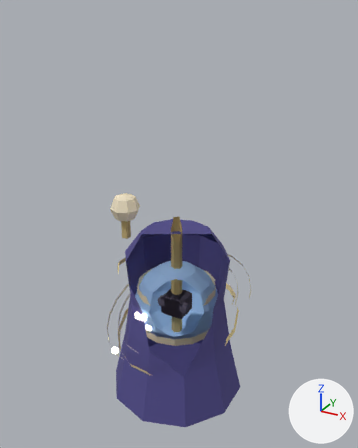
The glTF model assets/enemies/the_astronomer.glb as it was, and as the next commit left it.
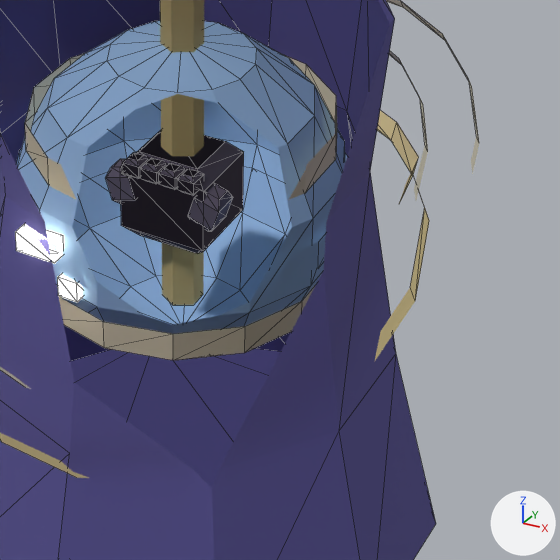
Each version is shown whole from a 50 mm camera at (0.968, -1.738, 1.276) aimed at (0.007, 0.01, 0.402), then close up on the part from 37% to 76% of the width and 57% to 88% of the height. The axes (+X, +Y, +Z) are drawn at lower right. The lights are the same throughout. The first two pictures are the older version. The close-ups show mesh edges as thin lines. Everything nearer to the camera than a plane just in front of the edit is cut away. Vertices at exactly the same position are counted once.

In view in the first close-up: 'Head', 'LeftHand', 'RightHand', 'Torso', 'Weapon'.
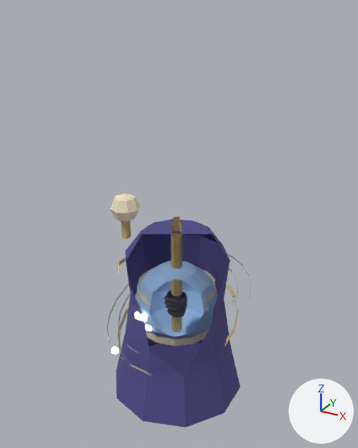
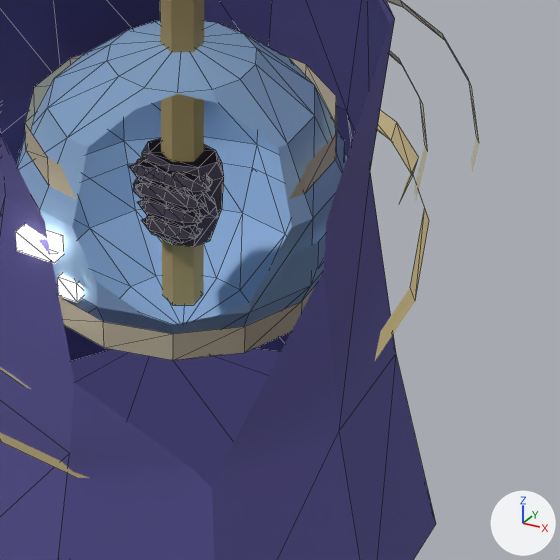
Changed parts and their boxes [x1, y1, x2, y2] in the close-ups (560 x 560 px):
'LeftHand', reshaped (23% narrower, 12% shorter): before [120, 130, 244, 254]; after [129, 138, 224, 247]
'RightHand', reshaped: before [106, 159, 136, 204]; after [133, 166, 213, 239]
part 1 of me_lefthand, rebuilt (34% narrower, 12% shorter): before [120, 130, 244, 254]; after [142, 138, 224, 247]
part 2 of me_lefthand, deleted: before [140, 158, 165, 184]
part 3 of me_lefthand, deleted: before [177, 168, 204, 196]
part 4 of me_lefthand, deleted: before [122, 152, 147, 179]
part 5 of me_lefthand, deleted: before [159, 163, 184, 190]
part 6 of me_lefthand, cut back: before [188, 184, 233, 231]; after [129, 157, 218, 243]

Diff of the bpy script that builds the scene:
```diff
--- a/assets/enemies/the_astronomer.glb.py
+++ b/assets/enemies/the_astronomer.glb.py
@@ me_lefthand @@
 # used by ob_lefthand; location = (0.0, 0.0, 0.0)
-me_lefthand.from_pydata(...)  # 96 vertices, 168 faces; spans x -0.055..0.0752, y -0.0583..0.0495, z -0.0578..0.0583
+me_lefthand.from_pydata(...)  # 200 vertices, 360 faces; spans x -0.055..0.055, y -0.0451..0.0374, z -0.0605..0.0506
+# me_lefthand part 1: the loose piece of 16 vertices spanning x -0.055..0.055, y -0.0495..0.0495, z -0.0578..0.0578 is rebuilt with 32 vertices and now spans x -0.055..0.055, y -0.0374..0.0374, z -0.0605..0.0506
+# me_lefthand part 2: the loose piece of 16 vertices spanning x -0.0231..-0.0011, y -0.0583..-0.0341, z 0.0341..0.0583 is deleted
+# me_lefthand part 3: the loose piece of 16 vertices spanning x 0.0253..0.0473, y -0.0583..-0.0341, z 0.0341..0.0583 is deleted
+# me_lefthand part 4: the loose piece of 16 vertices spanning x -0.0473..-0.0253, y -0.0583..-0.0341, z 0.0341..0.0583 is deleted
+# me_lefthand part 5: the loose piece of 16 vertices spanning x 0.0011..0.0231, y -0.0583..-0.0341, z 0.0341..0.0583 is deleted
+# me_lefthand part 6: 16 vertices removed from x 0.0348..0.0752, y -0.0506..-0.0154, z -0.0156..0.0376; 168 vertices added at x -0.0544..0.0546, y -0.0451..-0.0007, z -0.0472..0.0483
 me_lefthand.materials.append(mat_glove)
@@ me_righthand @@
 # used by ob_righthand; location = (0.0, 0.0, 0.0)
-me_righthand.from_pydata(...)  # 96 vertices, 168 faces; spans x -0.0752..0.055, y -0.0583..0.0495, z -0.0578..0.0583
+me_righthand.from_pydata(...)  # 200 vertices, 360 faces; spans x -0.055..0.055, y -0.0451..0.0374, z -0.0605..0.0506
+# me_righthand part 7
+# 16 vertices are removed from x -0.0752..-0.0348, y -0.0506..-0.0154, z -0.0156..0.0376
+# 28 faces are deleted
+# 108 vertices are added at x -0.0546..0.0544, y -0.0442..-0.0007, z -0.0472..0.0483
+# 24 new vertices lie (0.0, 0.0121, 0.0) away from vertices in x -0.0363..0.0363, y -0.039, z -0.0468..0.0435
+# 12 new vertices lie (0.0, -0.0061, 0.0105) away from vertices in x -0.0363..0.0363, y -0.039, z -0.0468..0.0225
+# 12 new vertices lie (0.0, 0.006, 0.0105) away from vertices in x -0.0363..0.0363, y -0.0269, z -0.0468..0.0225
+# 7 new vertices lie (0.0002, -0.0009, -0.0116) away from vertices in x 0.0163..0.0283, y -0.0267..-0.0151, z -0.032..0.015
+# 5 new vertices lie (0.0019, -0.0055, 0.0004) away from vertices in x 0.0291..0.0481, y -0.0176..-0.0134, z 0.0221..0.0413
+# 300 new faces join them
+# other edits to the shape of me_righthand do not show in these pictures
 me_righthand.materials.append(mat_glove)
```
